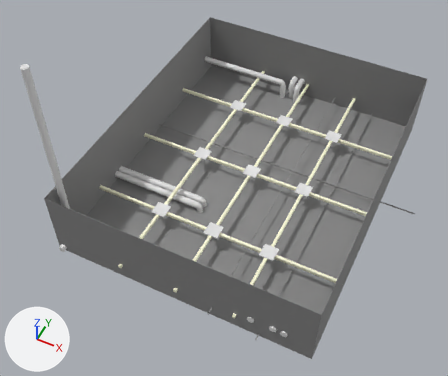
Two versions of the FBX model Assets/Objects/Models/FBX/Tetto v2.fbx, one commit apart.
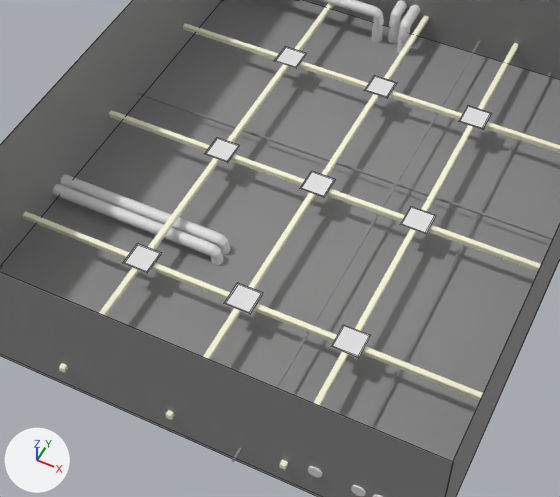
Each version is shown whole from a camera (50 mm lens) standing at (5.97, -14.18, 16.86) and looking at (-0.09, -2.05, 1.7), then close up on the part from 20% to 84% of the width and 20% to 88% of the height. The lights are fixed; the arrows at lower left show +X, +Y and +Z. The close-ups show mesh edges as thin lines. Where no turn or scale is listed for an object, it has been applied to the vertices.

Names of what the first close-up shows: 'Lampade', 'Tetto', 'Trave piccola.001', 'Trave piccola.003', 'Trave.001', 'Trave.002', 'Trave.003', 'Trave.004', 'Trave.005', 'Trave.006', 'Tubo.004', 'Tubo.005'.
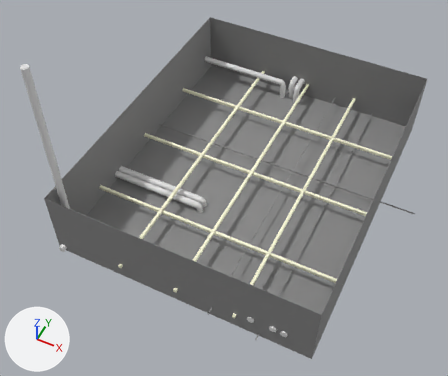
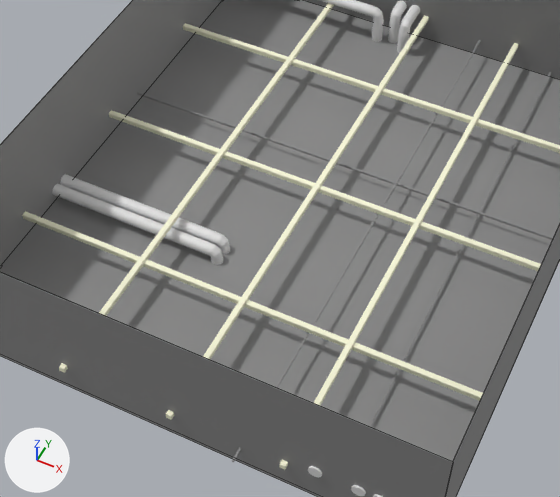
The change, as JSON lines over the scene's bpy script:
```json
{"op": "remove", "block": "ob_lampade", "code": ["ob_lampade = bpy.data.objects.new('Lampade', me_cube_010)", "ob_lampade.location = (2.0, 3.0, 0.61)"]}
```

What differs and where, as boxes (x1, y1, x2, y2) in the close-ups (560 x 497 px):
```json
{"object": "Lampade", "change": "deleted", "before": [123, 46, 492, 358]}
```
